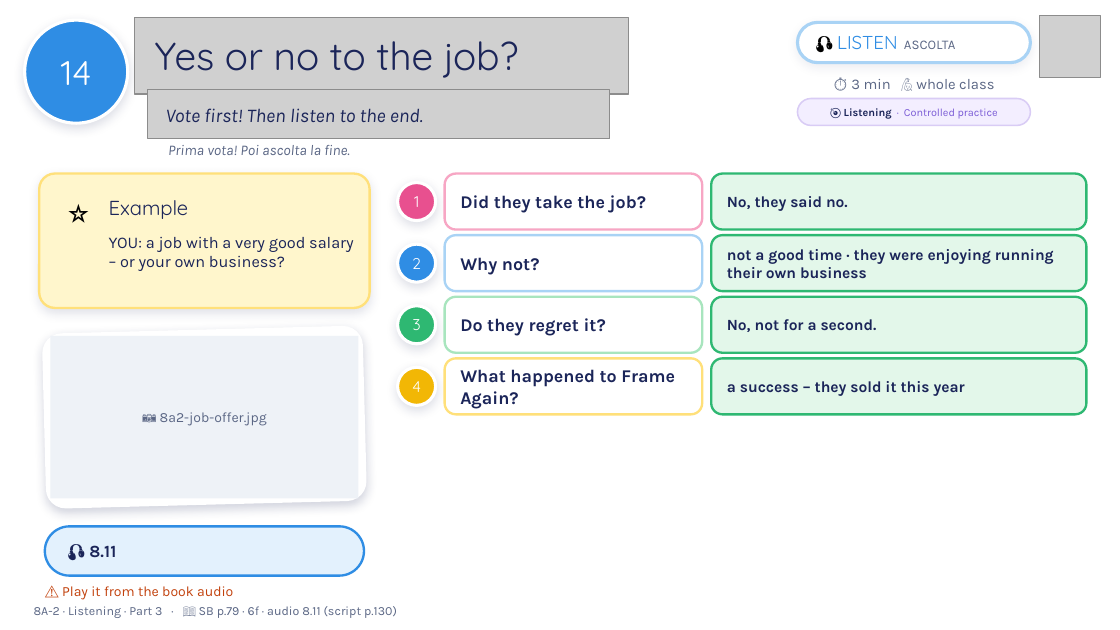
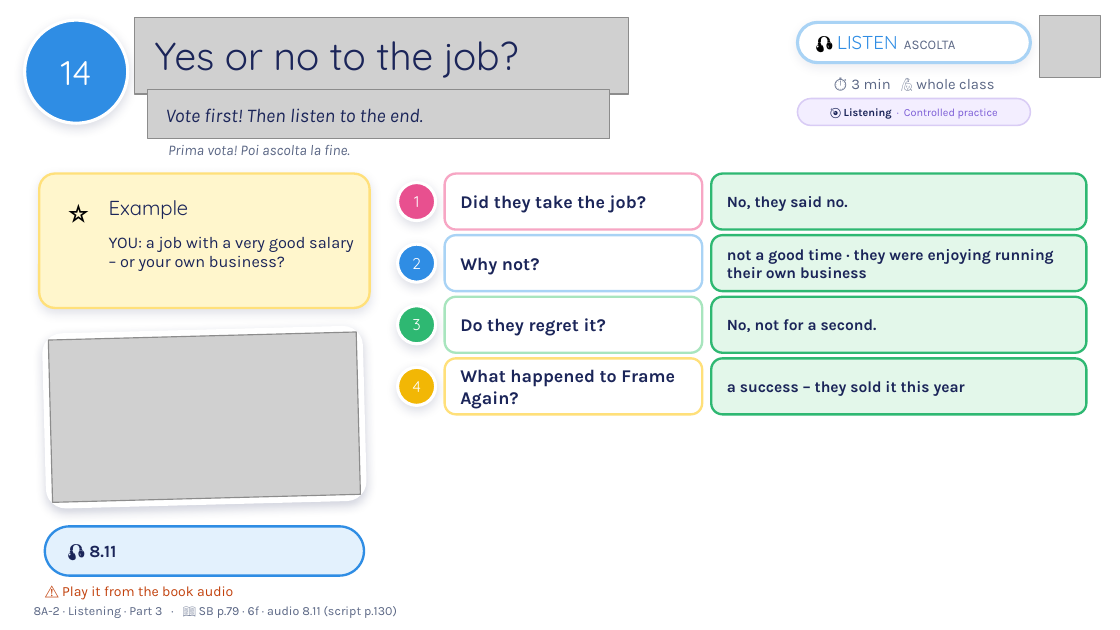
Before and after one commit to londonlanguageschool/Bagheria-, a slide deck: slide 14 of materials/B1/B1_8A-2_The_right_job_for_you.pptx. Drawn at 1120x630 pixels with LibreOffice and Linux fonts; fonts in the diff are those of the drawing; grey boxes stand for pictures; background and template pictures are left out. Boxes give left, top, right and bottom in pixels: in the first picture for what was removed or moved away, otherwise in the second. Text is boxed around its words. In the diff, an @@ line names an element or a change of style, - is before the commit and + after.

```diff
--- a/materials/B1/B1_8A-2_The_right_job_for_you.pptx
+++ b/materials/B1/B1_8A-2_The_right_job_for_you.pptx
@@ picture added at <box>48,332,360,502</box> @@
@@ rectangle removed at <box>50,336,358,498</box> @@
-📷 8a2-job-offer.jpg
```
Also in this commit, not shown: 14 other slides changed, 1 other file.
